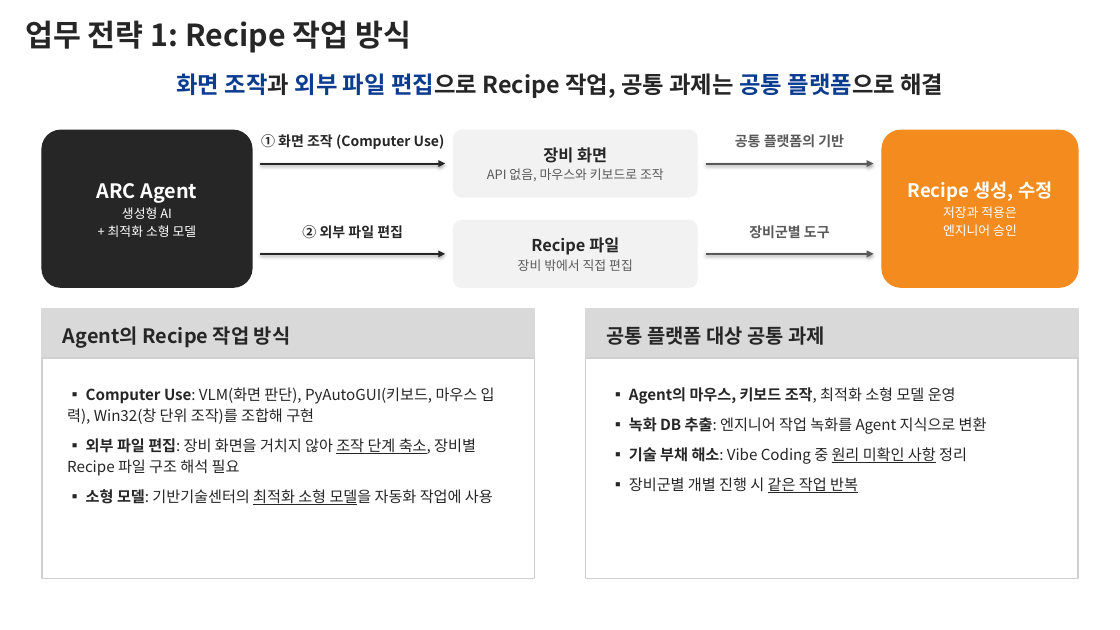
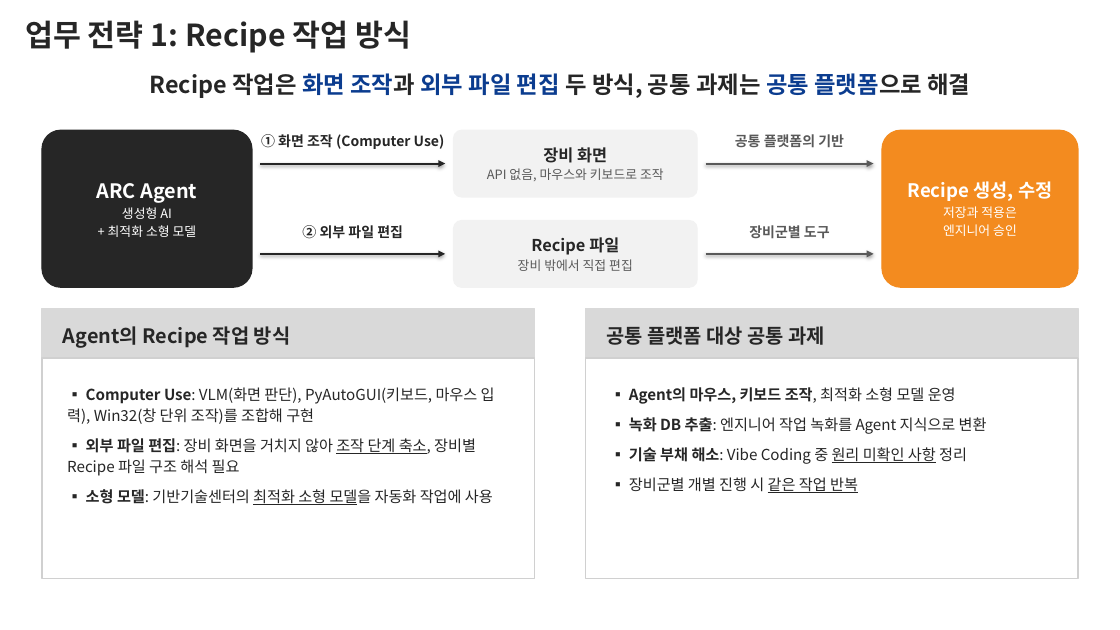
Before and after one commit to DarrenKoi/pm_notes, a slide deck: slide 4 of my-task/arc-tf/deliverables/arc-tf-proposal.pptx. Drawn at 1120x630 pixels with LibreOffice and Linux fonts; fonts in the diff are those of the drawing. Boxes give left, top, right and bottom in pixels: in the first picture for what was removed or moved away, otherwise in the second. Text is boxed around its words. In the diff, an @@ line names an element or a change of style, - is before the commit and + after.

```diff
--- a/my-task/arc-tf/deliverables/arc-tf-proposal.pptx
+++ b/my-task/arc-tf/deliverables/arc-tf-proposal.pptx
@@ text at (150,73,970,98): text changed @@
-화면 조작과 외부 파일 편집으로 Recipe 작업, 공통 과제는 공통 플랫폼으로 해결
+Recipe 작업은 화면 조작과 외부 파일 편집 두 방식, 공통 과제는 공통 플랫폼으로 해결
```
Also in this commit, not shown: 1 other slide changed, 3 other files.
